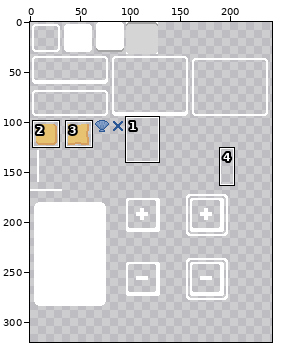
Pixel-art file -- gmtk-2026/assets/sprites/UI.aseprite. The first picture is a wide view before the edit; the outline marks the close-up.
Close-up. First the earlier version:
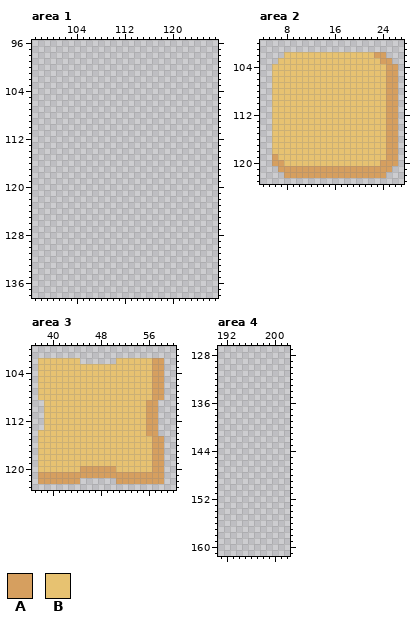
256x320 pixels, 1 frame. Shown: area 1: x 97..127, y 96..138; area 2: x 4..27, y 100..123; area 3: x 37..60, y 100..123; area 4: x 191..202, y 127..161. The wide view leaves out empty margins. The commit also changed other parts of the picture, which this record leaves out.
Palette (. is transparent): A #d69f5f  B #e7c271
New version:
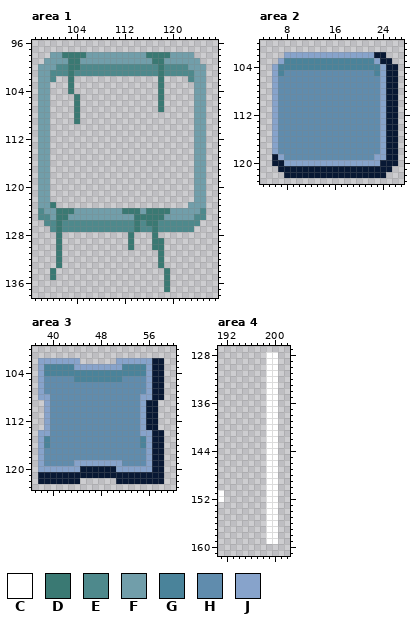
Colours new in this view: C #ffffff  D #3a7973  E #4e898c  F #719eaa  G #4a839a  H #608cad  J #87a3cb
The exact change:
colour A: #d69f5f -> #081834
Area 1, layer "UI":
y 98: x 100..123 ........................ -> FFDDDDFFFFFFFFFFDDDDFFFF
y 99: x 99..124 .......................... -> FFFFDDFFFFFFFFFFFFDDFFFFFF
y 100: x 98..125 ............................ -> FFFEEDDEEEEEEEEEEEEEDEEEEFFF
y 101: x 98..125 ............................ -> FFEEEDEEEEEEEEEEEEEEDEEEEEFF
y 102: x 98..100 ... -> FFE; x 103 . -> D; x 118 . -> D; x 123..125 ... -> EFF
y 103..104: x 98..99 .. -> FF; x 103 . -> D; x 118 . -> D; x 124..125 .. -> FF
y 105..107: x 98..99 .. -> FF; x 104 . -> D; x 118 . -> D; x 124..125 .. -> FF
y 108..109: x 98..99 .. -> FF; x 104 . -> D; x 124..125 .. -> FF
y 110..122: x 98..99 .. -> FF; x 124..125 .. -> FF
y 123: x 98..100 ... -> FFD; x 123..125 ... -> FFF
y 124: x 98..125 ............................ -> EFFDDDFFFFFFFFDDDFDDDDFFFFFE
y 125: x 98..125 ............................ -> EEFDDFFFFFFFFFFFDDDDDFFFFFEE
y 126: x 99..124 .......................... -> EEDEEEEEEEEEEEEDEDDEEEEEEE
y 127: x 100..123 ........................ -> EDEEEEEEEEEEEEDEEDEEEEEE
y 128: x 101 . -> D; x 113 . -> D; x 117 . -> D
y 129..130: x 101 . -> D; x 113 . -> D; x 117..118 .. -> DD
y 131..133: x 101 . -> D; x 118 . -> D
y 134..135: x 100 . -> D; x 119 . -> D
y 136..137: x 119 . -> D
Area 2, layer "UI":
y 102: x 8..22 BBBBBBBBBBBBBBB -> JJJJJJJJJJJJJJJ
y 103: x 7..23 BBBBBBBBBBBBBBBBB -> JGGGGGGGGGGGGGGGJ
y 104: x 6..24 BBBBBBBBBBBBBBBBBBB -> JGGGGGGGGGGGGGGGGGJ
y 105: x 6..24 BBBBBBBBBBBBBBBBBBB -> JGHHHHHHHHHHHHHHHGJ
y 106..118: x 6..24 BBBBBBBBBBBBBBBBBBB -> JHHHHHHHHHHHHHHHHHJ
y 119: x 7..24 BBBBBBBBBBBBBBBBBB -> JHHHHHHHHHHHHHHHJJ
y 120: x 8..23 BBBBBBBBBBBBBBBB -> JJJJJJJJJJJJJJJJ
Area 3, layer "UI":
y 102: x 38..44 BBBBBBB -> JJJJJJJ; x 51..56 BBBBBB -> JJJJJJ
y 103: x 38..56 BBBBBBBBBBBBBBBBBBB -> JGGGGGJJJJJJJJGGGGJ
y 104: x 38..56 BBBBBBBBBBBBBBBBBBB -> JGGGGGGGGGGGGGGGGGJ
y 105: x 38..56 BBBBBBBBBBBBBBBBBBB -> JHHHHHGGGGGGGGHHHHJ
y 106..107: x 38..56 BBBBBBBBBBBBBBBBBBB -> JHHHHHHHHHHHHHHHHHJ
y 108: x 38..56 BBBBBBBBBBBBBBBBBBB -> JJHHHHHHHHHHHHHHHJJ
y 109..113: x 39..55 BBBBBBBBBBBBBBBBB -> JHHHHHHHHHHHHHHHJ
y 114: x 38..56 BBBBBBBBBBBBBBBBBBA -> JJHHHHHHHHHHHHHHHJJ; x 58 . -> A
y 115..116: x 38..56 BBBBBBBBBBBBBBBBBBB -> JGHHHHHHHHHHHHHHHGJ
y 117..118: x 38..56 BBBBBBBBBBBBBBBBBBB -> JHHHHHHHHHHHHHHHHHJ
y 119: x 38..56 BBBBBBBBBBBBBBBBBBB -> JHHHHHJJJJJJJJHHHHJ
y 120: x 38..44 BBBBBBB -> JJJJJJJ; x 51..56 BBBBBB -> JJJJJJ
Area 4, layer "UI":
y 128..150: x 199..200 .. -> CC
y 151..152: x 191 . -> C; x 199..200 .. -> CC
y 153..159: x 199..200 .. -> CC
Changed places in both close-ups, as pixel boxes (x1, y1, x2, y2):
added: (38, 52, 206, 292)
changed: (272, 52, 398, 178)
changed: (38, 358, 164, 484)
added: (266, 352, 278, 544)
added: (218, 490, 224, 502)
